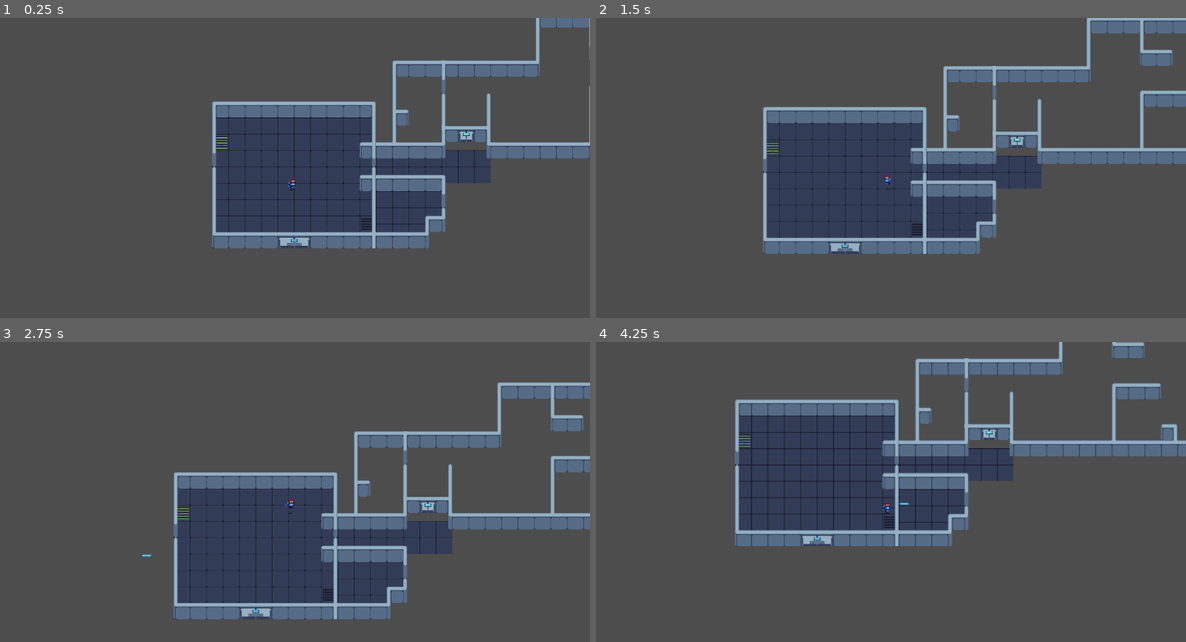
Above: before the commit, frames 1-4 (two rows, left to right).
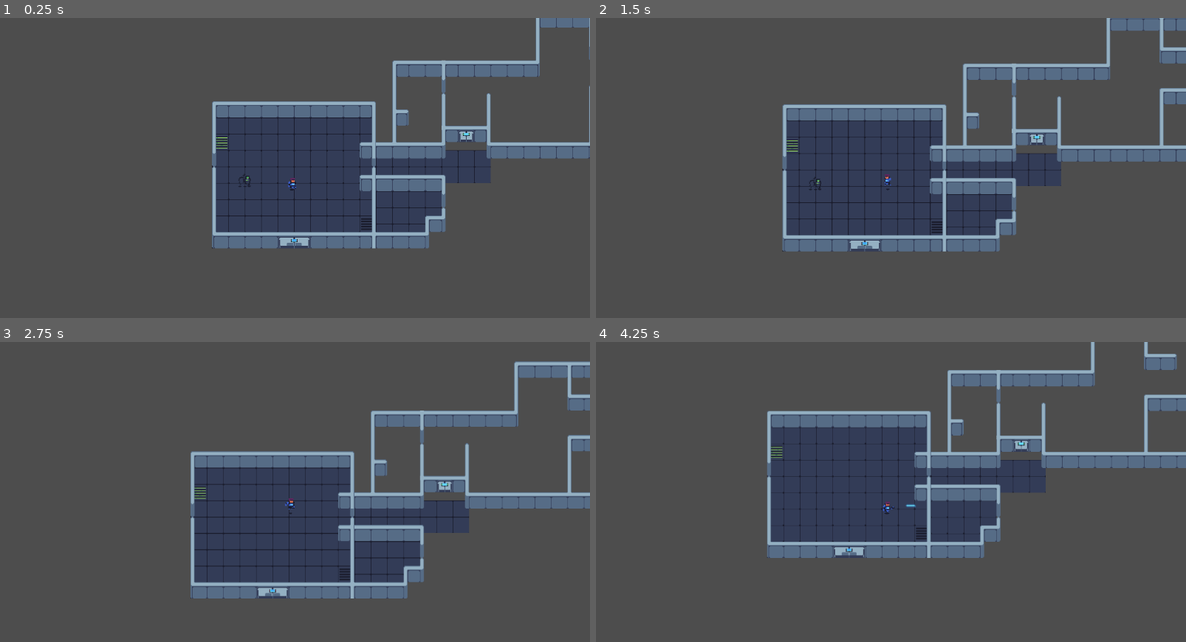
Above: after the commit, the same moments.

Repository: GerardinClement/Gamejam_forge
Game: Godot game, scene res://tile_map.tscn
Two runs of this game, one before a commit and one after it. Both use one fixed random seed, a clock stepped at 60 frames per second and the inputs below.
Inputs (mouse positions are in pixels of both pictures, inside the frame that each line leads up to):
- Up to frame 1 (0.25 s): no input
- Up to frame 2 (1.5 s): tap Enter at 0.5 s; move the mouse to (1020, 168) at 0.52 s; move the mouse to (773, 201) at 1.27 s
- Up to frame 3 (2.75 s): move the mouse to (354, 435) at 2.02 s
- Up to frame 4 (4.25 s): move the mouse to (861, 573) at 2.77 s; move the mouse to (1068, 558) at 3.52 s

The runs differ from the first frame. In frame 1, less than 0.1% of the frame differs, in the area x 40-43%, y 52-57%; in frame 2, 13%; in frame 3, 23%, in the area x 23-100%, y 6-93%; in frame 4, 21%.

Commit message:
remove the bullet when it hits an enemy

Diff:
--- a/AnimatedCharacters/Enemies/octopus/octopus.tscn
+++ b/AnimatedCharacters/Enemies/octopus/octopus.tscn
@@ -303,6 +303,9 @@
 "speed": 5.0
 }]
 
+[sub_resource type="RectangleShape2D" id="RectangleShape2D_kxc0d"]
+size = Vector2(26, 31)
+
 [node name="octopusEnemy" type="CharacterBody2D"]
 collision_layer = 2
 
@@ -313,3 +316,9 @@
 [node name="animations" type="AnimatedSprite2D" parent="."]
 sprite_frames = SubResource("SpriteFrames_lm8er")
 animation = &"shoot"
+
+[node name="enemy" type="Area2D" parent="."]
+
+[node name="CollisionShape2D" type="CollisionShape2D" parent="enemy"]
+position = Vector2(-4, 1.5)
+shape = SubResource("RectangleShape2D_kxc0d")
--- a/AnimatedCharacters/bullet.tscn
+++ b/AnimatedCharacters/bullet.tscn
@@ -41,7 +41,7 @@
 "speed": 5.0
 }]
 
-[node name="Bullet" type="StaticBody2D"]
+[node name="Bullet2" type="StaticBody2D"]
 
 [node name="CollisionShape2D" type="CollisionShape2D" parent="."]
 position = Vector2(18.5, -0.5)
--- a/bullet.gd
+++ b/bullet.gd
@@ -1,8 +1,13 @@
 extends CharacterBody2D
 
+const SPEED = 300.0
 
-const SPEED = 300.0
 @onready var animated_sprite = $AnimatedSprite2D
 func _physics_process(delta):
 	animated_sprite.play("default")
 	move_and_collide(velocity.normalized() * delta * SPEED)
+
+func _on_area_2d_area_shape_entered(area_rid, area, area_shape_index, local_shape_index):
+	if area.name == "enemy":
+		area.get_parent().queue_free()
+	self.queue_free()
--- a/bullet.tscn
+++ b/bullet.tscn
@@ -1,10 +1,7 @@
-[gd_scene load_steps=9 format=3 uid="uid://166oltx3okgt"]
+[gd_scene load_steps=10 format=3 uid="uid://166oltx3okgt"]
 
 [ext_resource type="Script" path="res://bullet.gd" id="1_7n1qw"]
 [ext_resource type="Texture2D" uid="uid://1utd36kfuwuh" path="res://Assets/Projectiles/projectiles x2.png" id="1_se1ag"]
-
-[sub_resource type="RectangleShape2D" id="RectangleShape2D_fwngm"]
-size = Vector2(19, 6)
 
 [sub_resource type="AtlasTexture" id="AtlasTexture_actf4"]
 atlas = ExtResource("1_se1ag")
@@ -42,15 +39,31 @@
 "speed": 5.0
 }]
 
+[sub_resource type="RectangleShape2D" id="RectangleShape2D_fwngm"]
+size = Vector2(19, 6)
+
+[sub_resource type="RectangleShape2D" id="RectangleShape2D_4yec0"]
+size = Vector2(22, 8)
+
 [node name="Bullet" type="CharacterBody2D"]
-collision_layer = 4
-collision_mask = 2
+position = Vector2(2, 0)
+collision_layer = 0
+collision_mask = 0
 script = ExtResource("1_7n1qw")
+
+[node name="AnimatedSprite2D" type="AnimatedSprite2D" parent="."]
+sprite_frames = SubResource("SpriteFrames_ct15c")
+frame_progress = 0.287771
 
 [node name="CollisionShape2D" type="CollisionShape2D" parent="."]
 position = Vector2(-0.5, 1)
 shape = SubResource("RectangleShape2D_fwngm")
 
-[node name="AnimatedSprite2D" type="AnimatedSprite2D" parent="."]
-sprite_frames = SubResource("SpriteFrames_ct15c")
-frame_progress = 0.287771
+[node name="Area2D" type="Area2D" parent="."]
+
+[node name="CollisionShape2D" type="CollisionShape2D" parent="Area2D"]
+position = Vector2(0, 1)
+shape = SubResource("RectangleShape2D_4yec0")
+
+[connection signal="area_shape_entered" from="Area2D" to="." method="_on_area_2d_area_shape_entered"]
+[connection signal="body_entered" from="Area2D" to="." method="_on_area_2d_body_entered"]
--- a/player.gd
+++ b/player.gd
@@ -1,7 +1,7 @@
 extends CharacterBody2D
 
 
-const SPEED = 100.0
+const SPEED = 75.0
 const bulletPath = preload("res://bullet.tscn")
 @onready var animation = $AnimatedSprite2D
 
--- a/tile_map.tscn
+++ b/tile_map.tscn
@@ -1,8 +1,9 @@
-[gd_scene load_steps=50 format=3 uid="uid://b1duj81xgtv76"]
+[gd_scene load_steps=51 format=3 uid="uid://b1duj81xgtv76"]
 
 [ext_resource type="Texture2D" uid="uid://dkj15bqj1pwph" path="res://Assets/Tech Dungeon Roguelite - Asset Pack (v5)/tileset x1.png" id="1_kf7dp"]
 [ext_resource type="Texture2D" uid="uid://c0hekh4nn5l81" path="res://Assets/Tech Dungeon Roguelite - Asset Pack (v5)/Props and Items/props and items x1.png" id="2_ljkmu"]
 [ext_resource type="PackedScene" uid="uid://bghlfveoqowne" path="res://player.tscn" id="3_gudsx"]
+[ext_resource type="PackedScene" uid="uid://dk23hftmrd5n8" path="res://AnimatedCharacters/Enemies/octopus/octopus.tscn" id="4_a27w8"]
 
 [sub_resource type="TileMapPattern" id="TileMapPattern_4wwn5"]
 tile_data = PackedInt32Array(0, 1048576, 0, 65536, 1048576, 1, 1, 1114112, 0, 65537, 1114112, 1)
@@ -4820,3 +4821,6 @@
 
 [node name="Player" parent="." instance=ExtResource("3_gudsx")]
 position = Vector2(2, 1)
+
+[node name="octopusEnemy" parent="." instance=ExtResource("4_a27w8")]
+position = Vector2(-93, -7)
Not shown: 1 places in AnimatedCharacters/Enemies/octopus/octopus.tscn that only renumber resources
